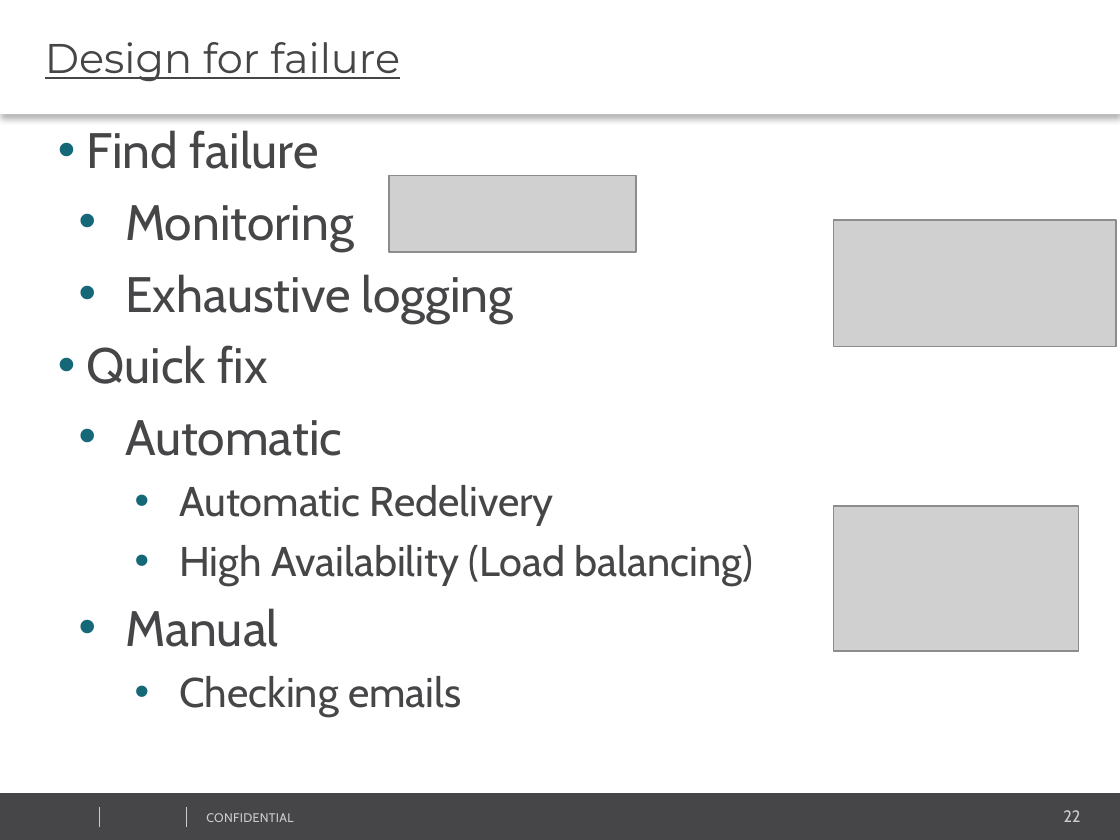
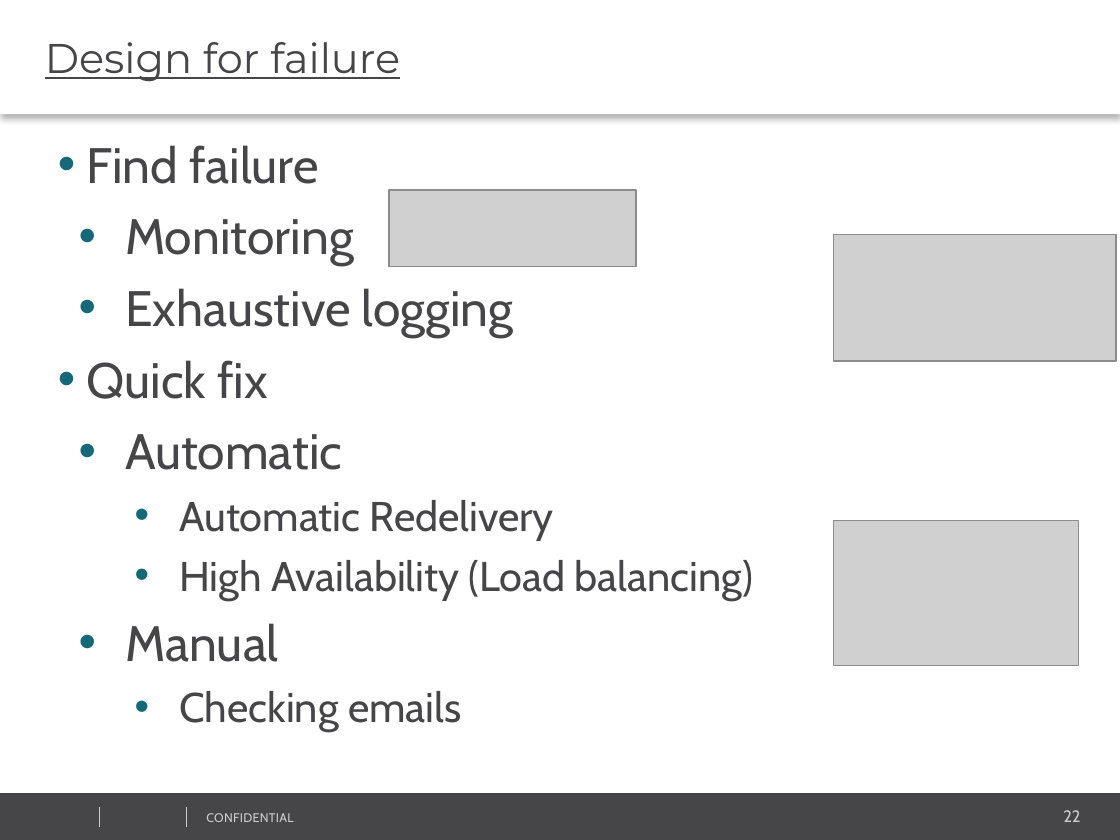
Before and after one commit to vitali-kviatkouski/personal, a slide deck: slide 22 of MicroservicesITWeek2017.pptx. Drawn at 1120x840 pixels with LibreOffice and Linux fonts; fonts in the diff are those of the drawing; grey boxes stand for pictures; background and template pictures are left out. Boxes give left, top, right and bottom in pixels: in the first picture for what was removed or moved away, otherwise in the second. Text is boxed around its words. In the diff, an @@ line names an element or a change of style, - is before the commit and + after.

```diff
--- a/MicroservicesITWeek2017.pptx
+++ b/MicroservicesITWeek2017.pptx
@@ 3 pictures, 1 text: place and size @@
-3 pictures, 1 text at bbox=[86, 130, 1116, 717]
+3 pictures, 1 text at bbox=[86, 145, 1116, 731]
```
Also in this commit, not shown: 8 other slides changed, 4 slides added, 1 slide removed.
